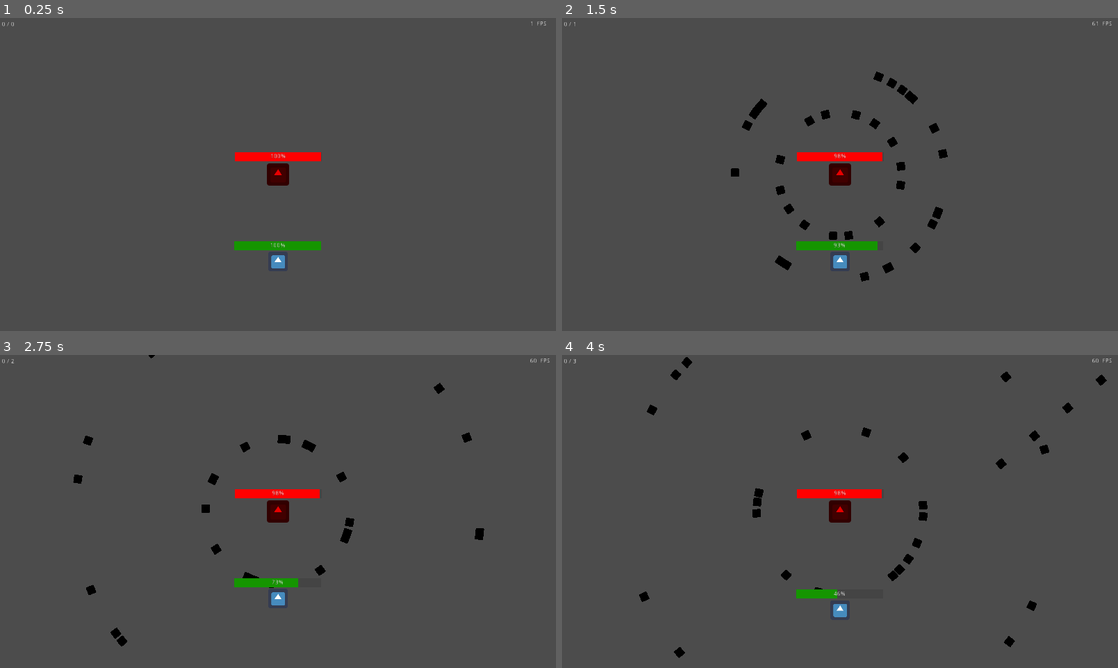
Above: before the commit, frames 1-4 (two rows, left to right).
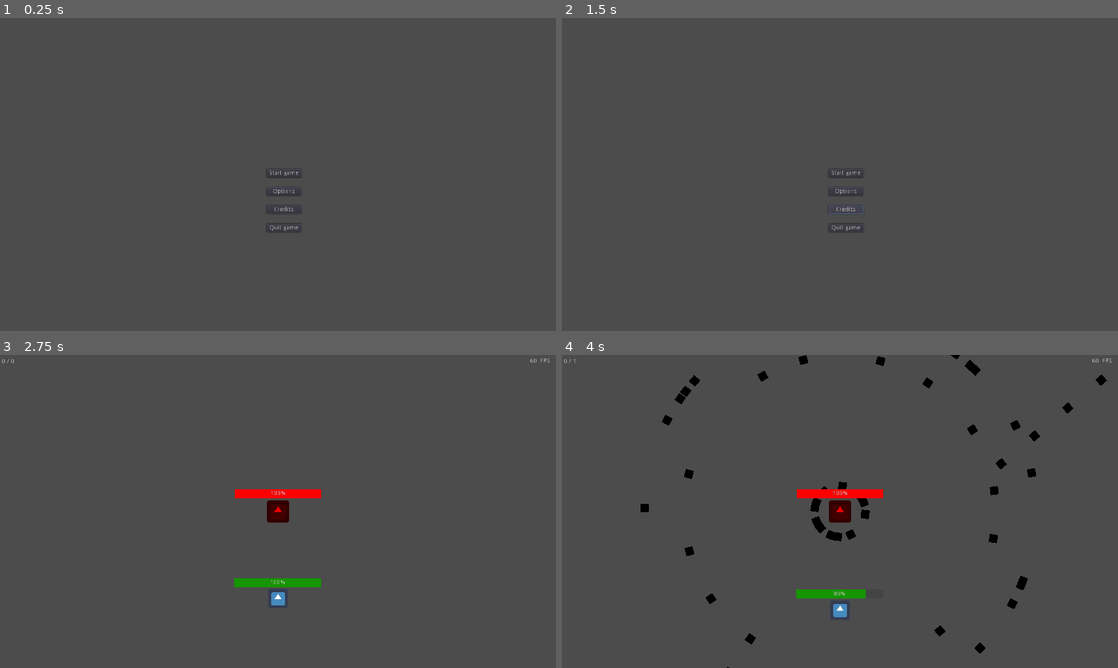
Above: after the commit, the same moments.

Repository: warriormaster12/HeartTale
Game: Godot game, scene res://Levels/MainMenu.tscn
Same seed, same stepped clock (60 frames per second), same inputs: the game is played once before the commit and once after it. Before the commit the project starts from res://Levels/BossLevel.tscn. The engine's default icon, where the game draws it, is replaced by a stand-in: a white triangle on a blue panel in a dark square.
Inputs (mouse positions are in pixels of both pictures, inside the frame that each line leads up to):
- Up to frame 1 (0.25 s): no input
- Up to frame 2 (1.5 s): click (845, 190) at 0.5 s, where only the run after the commit has a clickable "Options"; click (845, 208) at 1.25 s, where only the run after the commit has a clickable "Credits"
- Up to frame 3 (2.75 s): click (283, 511) at 2 s, where only the run after the commit has a clickable "Start game"
- Up to frame 4 (4 s): move the mouse to (962, 495) at 2.77 s; press the mouse at (962, 495) at 2.78 s; move the mouse to (728, 527) at 3.52 s; release the mouse at (728, 527) at 3.53 s; tap S (move_b) at 3.6 s

The runs differ from the first frame. In frame 1, 1.4% of the frame differs, in the area x 0-99%, y 1-80%; in frame 2, 2.7%, in the area x 0-99%, y 1-85%; in frame 3, 1.0%; in frame 4, 2.4%.

Commit message:
initial main menu

Diff:
--- /dev/null
+++ b/Levels/MainMenu.gd
@@ -0,0 +1,23 @@
+extends Control
+
+
+export(String) var load_level
+
+
+
+# Called when the node enters the scene tree for the first time.
+
+
+
+
+# Called every frame. 'delta' is the elapsed time since the previous frame.
+#func _process(delta):
+#	pass
+
+
+func _on_Start_game__pressed():
+	get_tree().change_scene(load_level)
+
+
+func _on_Quit_game_pressed():
+	get_tree().quit()
--- /dev/null
+++ b/Levels/MainMenu.tscn
@@ -0,0 +1,80 @@
+[gd_scene load_steps=2 format=2]
+
+[ext_resource path="res://Levels/MainMenu.gd" type="Script" id=2]
+
+[node name="MainMenu" type="Control"]
+anchor_right = 1.0
+anchor_bottom = 1.0
+margin_left = -6.36395
+margin_top = 4.94977
+margin_right = -6.36401
+margin_bottom = 4.94977
+script = ExtResource( 2 )
+__meta__ = {
+"_edit_use_anchors_": false
+}
+load_level = "res://Levels/BossLevel.tscn"
+
+[node name="Menu" type="VBoxContainer" parent="."]
+anchor_left = 0.5
+anchor_top = 0.5
+anchor_right = 0.5
+anchor_bottom = 0.5
+margin_left = -20.0
+margin_top = -17.764
+margin_right = 60.0
+margin_bottom = 84.236
+alignment = 1
+__meta__ = {
+"_edit_use_anchors_": false
+}
+
+[node name="Start game " type="Button" parent="Menu"]
+margin_top = 25.0
+margin_right = 80.0
+margin_bottom = 45.0
+text = "Start game"
+
+[node name="Label" type="Label" parent="Menu"]
+margin_top = 49.0
+margin_right = 80.0
+margin_bottom = 63.0
+__meta__ = {
+"_edit_use_anchors_": false
+}
+
+[node name="Options" type="Button" parent="Menu"]
+margin_top = 67.0
+margin_right = 80.0
+margin_bottom = 87.0
+text = "Options"
+
+[node name="Label2" type="Label" parent="Menu"]
+margin_top = 91.0
+margin_right = 80.0
+margin_bottom = 105.0
+__meta__ = {
+"_edit_use_anchors_": false
+}
+
+[node name="Credits" type="Button" parent="Menu"]
+margin_top = 109.0
+margin_right = 80.0
+margin_bottom = 129.0
+text = "Credits"
+
+[node name="Label3" type="Label" parent="Menu"]
+margin_top = 133.0
+margin_right = 80.0
+margin_bottom = 147.0
+__meta__ = {
+"_edit_use_anchors_": false
+}
+
+[node name="Quit game" type="Button" parent="Menu"]
+margin_top = 151.0
+margin_right = 80.0
+margin_bottom = 171.0
+text = "Quit game"
+[connection signal="pressed" from="Menu/Start game " to="." method="_on_Start_game__pressed"]
+[connection signal="pressed" from="Menu/Quit game" to="." method="_on_Quit_game_pressed"]
--- a/project.godot
+++ b/project.godot
@@ -16,7 +16,7 @@
 [application]
 
 config/name="HeartTale"
-run/main_scene="res://Levels/BossLevel.tscn"
+run/main_scene="res://Levels/MainMenu.tscn"
 config/icon="res://icon.png"
 
 [display]
